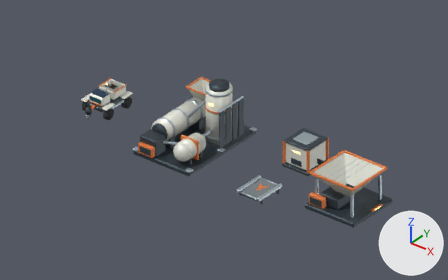
The Blender file lunar-art-test/game/assets/production-library.blend, before and after one commit.
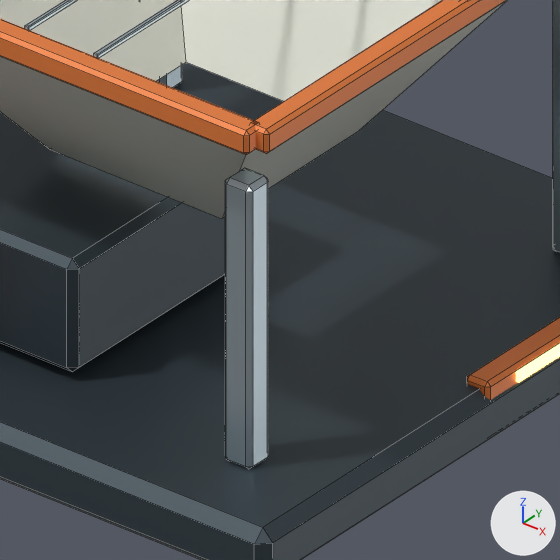
The first picture shows the older version from the file's camera 'Camera.004'. The close-ups show the older and then the newer version on the part from 74% to 85% of the width and 64% to 81% of the height of that picture. Only the edits that show in the close-ups are written down. Lighting does not change. The marker at lower right points along +X, +Y and +Z. The close-ups show mesh edges as thin lines.

Before the edit, the objects in view are built like this:
```python
me_cube_152 = bpy.data.meshes.new('Cube.152')
me_cube_152.from_pydata(...)  # 72 vertices, 78 faces; spans x -1.7..1.7, y -1.7..1.7, z 0.01..0.95
me_cube_152.materials.append(mat_lunar___graphite_structure)  # greyish blue #3c4850
me_cube_157 = bpy.data.meshes.new('Cube.157')
me_cube_157.from_pydata(...)  # 144 vertices, 156 faces; spans x -1.52..1.69, y -1.55..1.52, z 0.05..2.27
me_cube_157.materials.append(mat_lunar___burnt_orange_safety)  # orange #e77e3c
me_open_tapered_hopper_002 = bpy.data.meshes.new('Open tapered hopper.002')
me_open_tapered_hopper_002.from_pydata([(-1.4, -1.4, 2.2), (1.4, -1.4, 2.2), (1.4, 1.4, 2.2), (-1.4, 1.4, 2.2), (-0.5, -0.5, 1.0), (0.5, -0.5, 1.0), (0.5, 0.5, 1.0), (-0.5, 0.5, 1.0)], [], [(0, 4, 5, 1), (1, 5, 6, 2), (2, 6, 7, 3), (3, 7, 4, 0)])
me_open_tapered_hopper_002.materials.append(mat_lunar___ceramic_ivory)  # white #e5e6db
ob_hopper_dark_002 = bpy.data.objects.new('hopper_dark.002', me_cube_152)
ob_hopper_dark_002.location = (7.5, 0.0, 0.0)
ob_hopper_ivory_002 = bpy.data.objects.new('hopper_ivory.002', me_open_tapered_hopper_002)
ob_hopper_ivory_002.location = (7.5, 0.0, 0.0)
ob_hopper_orange_002 = bpy.data.objects.new('hopper_orange.002', me_cube_157)
ob_hopper_orange_002.location = (7.5, 0.0, 0.0)
# also in view: 'hopper_metal.002' at (7.5, 0.0, 1.25)
```
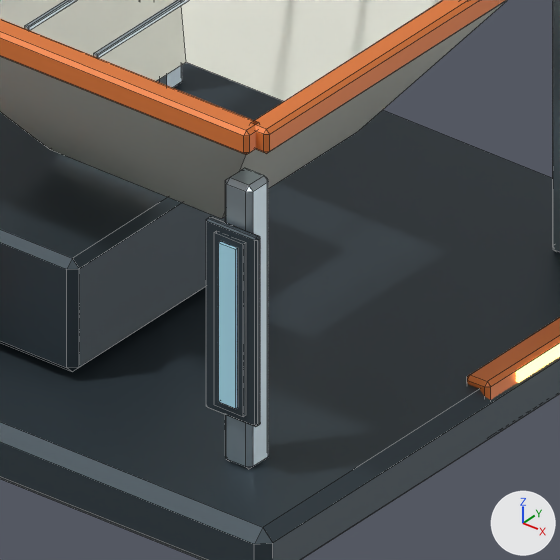
Where the change shows, as pixel boxes (x1, y1, x2, y2) in the close-ups (560 x 560 px):
'Level', added (cyan): after (219, 242, 237, 408)
part 1 of me_cube_152, added: after (206, 216, 260, 427)
part 2 of me_cube_152, added: after (214, 232, 245, 416)

What the commit changed:
Material 'Lunar • gauge fluid' (mat_lunar___gauge_fluid) is new.
Its base color is (0.45, 0.8, 0.95) (cyan #b3e7f9).
Its roughness is 0.25.
me_cube_152 is used by ob_hopper_dark_002; location (7.5, 0.0, 0.0).
me_cube_152 had 72 vertices, 78 faces and spanned x -1.7..1.7, y -1.7..1.7, z 0.01..0.95.
me_cube_152 now has 148 vertices, 138 faces and spans x -1.72..1.7, y -1.7..1.72, z 0.01..2.69.
me_cube_152 part 1: the loose piece of 24 vertices spanning x -1.39..-0.61, y -1.58..-1.54, z 0.41..0.79 is copied, and the copy is scaled about its middle by (0.374, 1, 2.69), then moved by (2.2, 0.26, 0.48); it spans x 1.05..1.35, y -1.32..-1.28, z 0.58..1.58.
me_cube_152 part 2: a new loose piece, a box spanning x 1.115..1.285, y -1.333..-1.313, z 0.625..1.535, in mat_lunar___graphite_structure (greyish blue #3c4850).
Other edits to the shape of me_cube_152 do not show in these pictures.
Mesh me_cube_173 is new.
It is a box spanning x -0.05..0.05, y -0.01..0.01, z 0.0..0.84.
It uses material mat_lunar___gauge_fluid (cyan #b3e7f9).
Object 'Level' (ob_level) is new; it shows me_cube_173.
Its location is (8.7, -1.335, 0.66).
